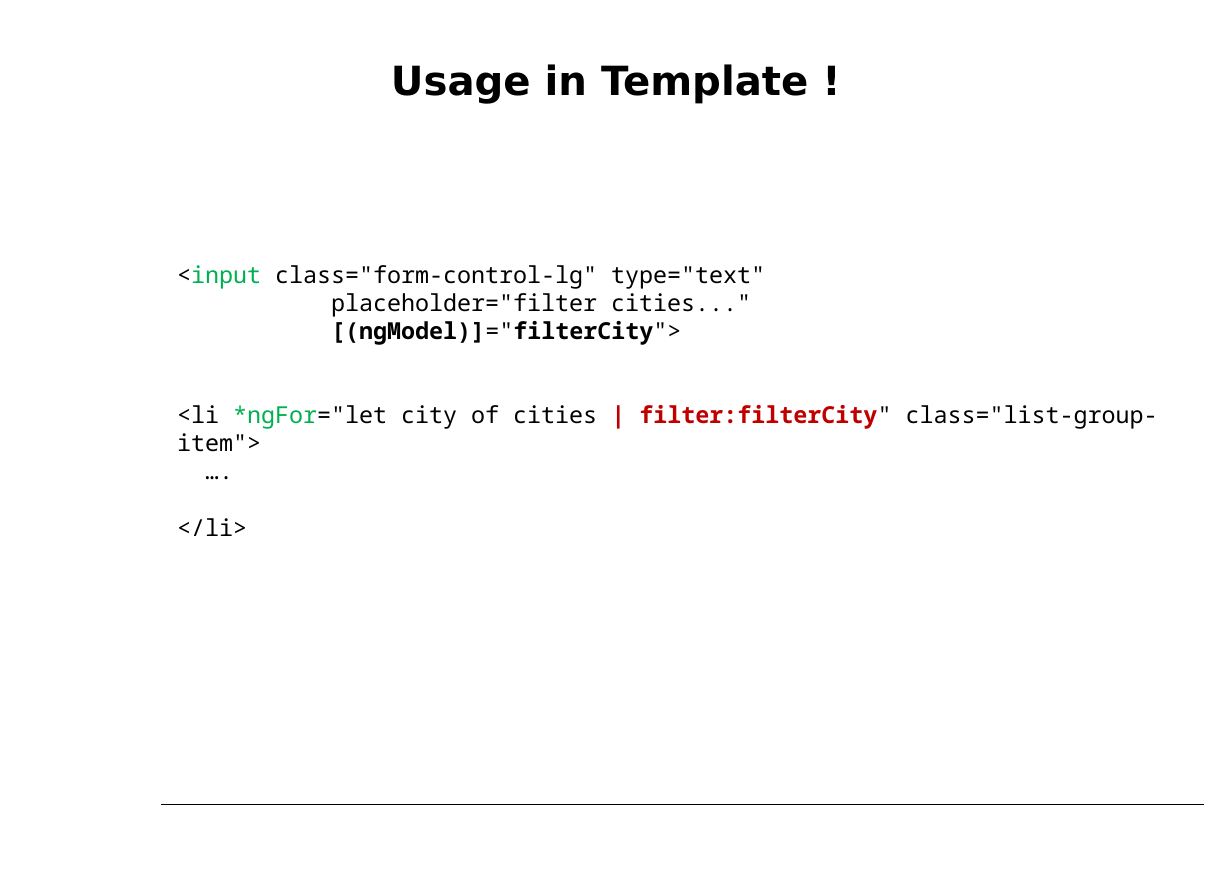
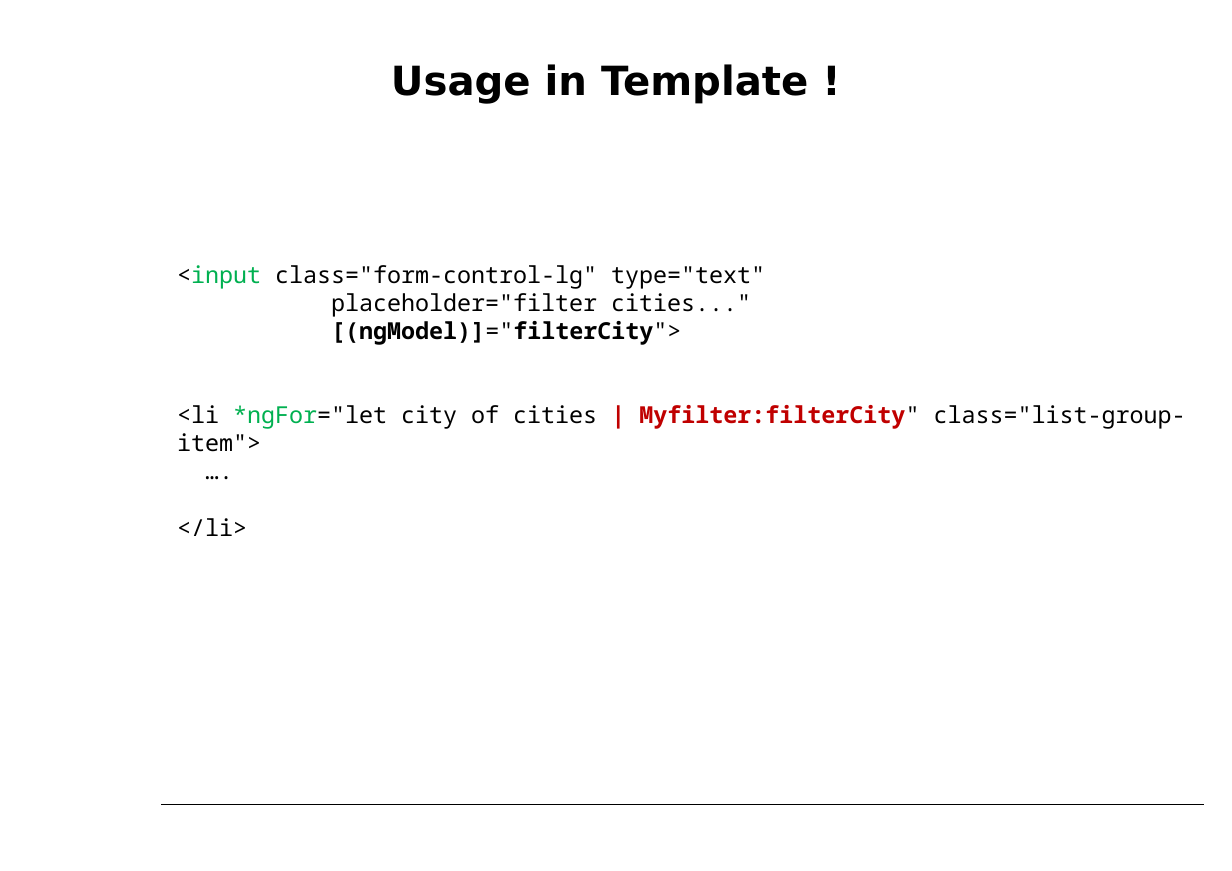
Before and after one commit to petereijgermans11/workshop-angular13, a slide deck: slide 34 of PPT/05- Angular Routing.pptx. Drawn at 1232x871 pixels with LibreOffice and Linux fonts; fonts in the diff are those of the drawing. Boxes give left, top, right and bottom in pixels: in the first picture for what was removed or moved away, otherwise in the second. Text is boxed around its words. In the diff, an @@ line names an element or a change of style, - is before the commit and + after.

Commit message:
changed RxJS and all PPT

```diff
--- a/PPT/05- Angular Routing.pptx
+++ b/PPT/05- Angular Routing.pptx
@@ text at [177, 405, 1186, 452]: text changed @@
-<li *ngFor="let city of cities | filter:filterCity" class="list-group-item">
+<li *ngFor="let city of cities | Myfilter:filterCity" class="list-group-item">
```
Also in this commit, not shown: 1 other slide changed, 7 other files.
